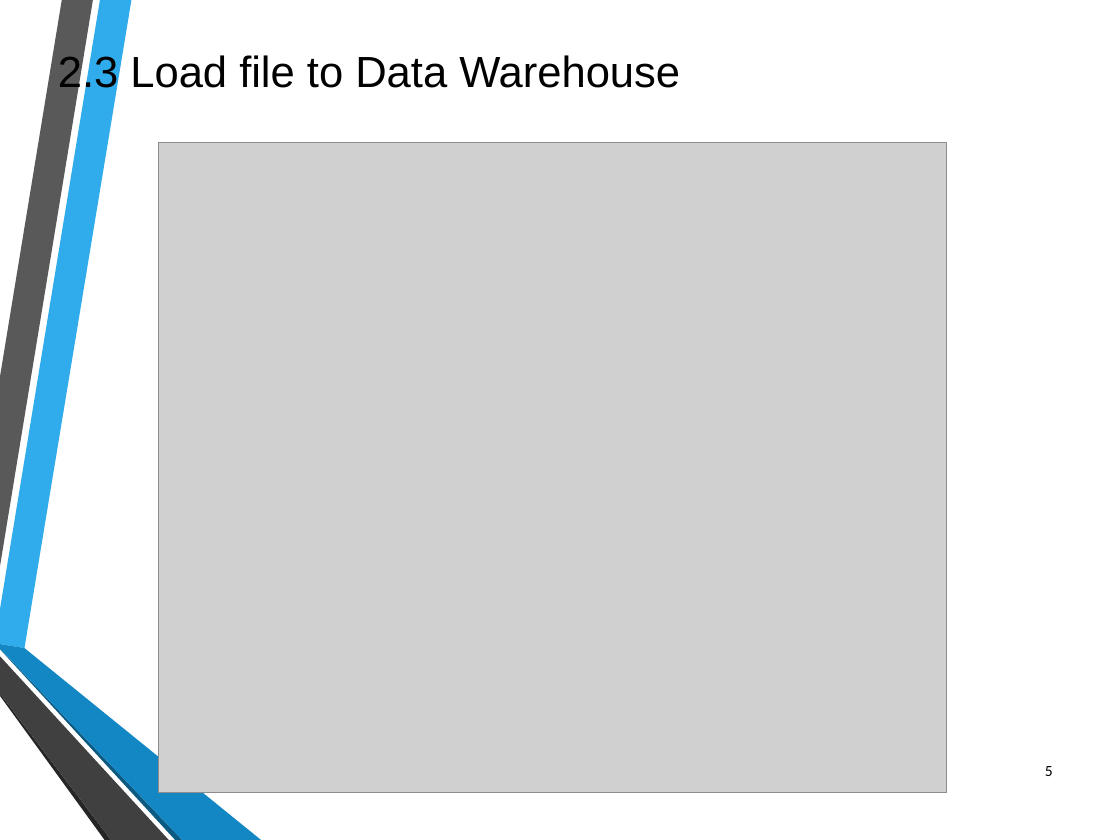
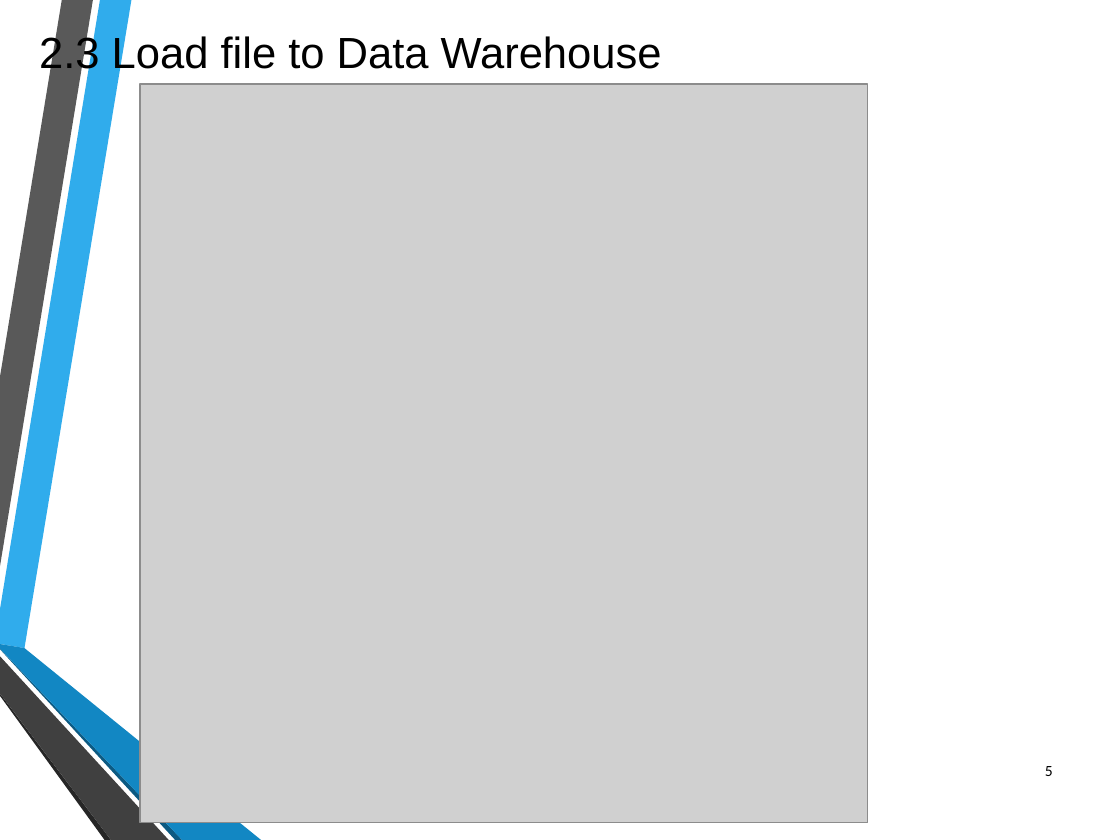
Before and after one commit to ThanhHiep1998/DataWarehouse_nhom15, a slide deck: slide 5 of DataWarehouse_2020_chieu_nhom15.pptx. Drawn at 1120x840 pixels with LibreOffice and Linux fonts; fonts in the diff are those of the drawing; grey boxes stand for pictures; background and template pictures are left out. Boxes give left, top, right and bottom in pixels: in the first picture for what was removed or moved away, otherwise in the second. Text is boxed around its words. In the diff, an @@ line names an element or a change of style, - is before the commit and + after.

```diff
--- a/DataWarehouse_2020_chieu_nhom15.pptx
+++ b/DataWarehouse_2020_chieu_nhom15.pptx
@@ title "2.3 Load file to Data ...": place and size @@
-title "2.3 Load file to Data ..." at [58, 52, 680, 96]
+title "2.3 Load file to Data ..." at [39, 33, 662, 77]
@@ picture: place and size @@
-picture at [159, 142, 946, 793]
+picture at [140, 84, 868, 823]
```
